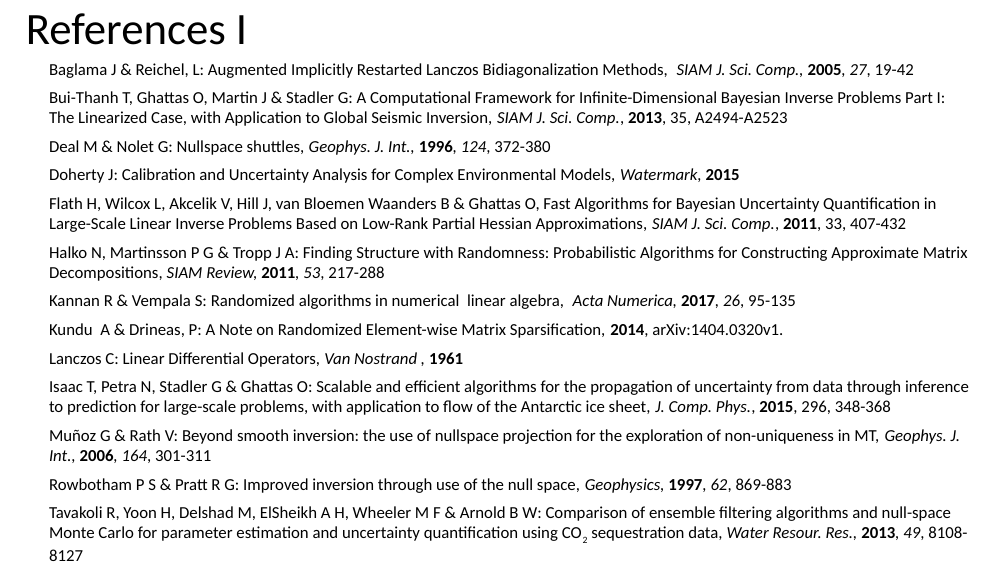
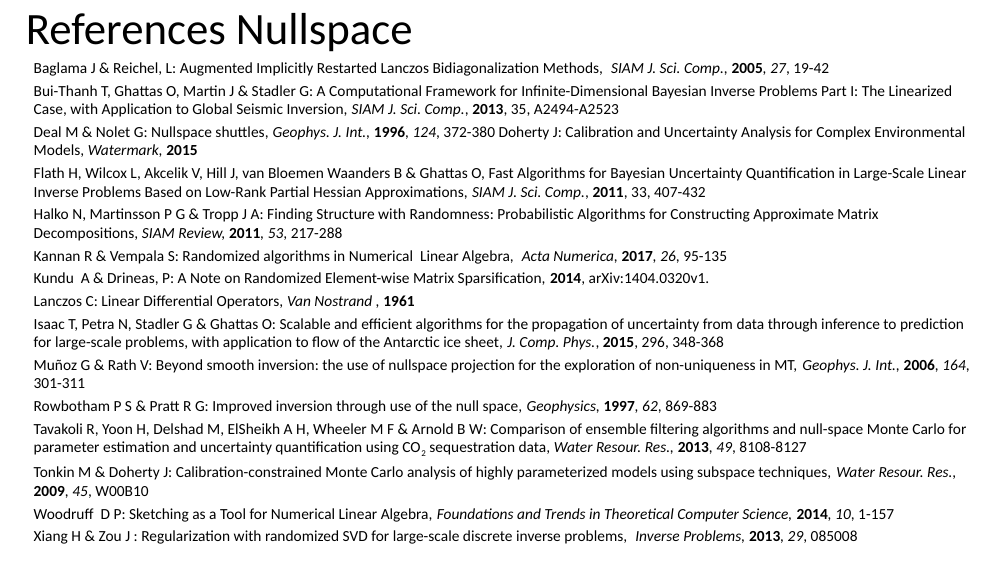
Before and after one commit to volkerrath/JacoPyAn, a slide deck: slide 35 of doc/Rathetal_MT-Jacobians.pptx (slide 31 before the commit). Drawn at 1008x567 pixels with LibreOffice and Linux fonts; fonts in the diff are those of the drawing. Boxes give left, top, right and bottom in pixels: in the first picture for what was removed or moved away, otherwise in the second. Text is boxed around its words. In the diff, an @@ line names an element or a change of style, - is before the commit and + after.

```diff
--- a/doc/Rathetal_MT-Jacobians.pptx
+++ b/doc/Rathetal_MT-Jacobians.pptx
@@ title at bbox=[26, 13, 413, 52]: text changed @@
-References I
+References Nullspace
@@ text "Baglama J & Reichel, L: ...": place and size @@
-text "Baglama J & Reichel, L: ..." at bbox=[49, 63, 969, 561]
+text "Baglama J & Reichel, L: ..." at bbox=[34, 62, 969, 544]
@@ text at bbox=[34, 62, 969, 455]: size 12 to 11 pt in "Baglama J & Reichel, L: Augmented Implicitly ...", "Bui-Thanh T, Ghattas O, Martin J & ...", "Flath H, Wilcox L, Akcelik V, Hill ...", "Halko N, Martinsson P G & Tropp ..." and 6 more places; indent changed; less space between paragraphs @@
@@ text at bbox=[34, 126, 965, 157]: text changed; size 12 to 11 pt @@
-Deal M & Nolet G: Nullspace shuttles, Geophys. J. Int., 1996, 124, 372-380
-Doherty J: Calibration and Uncertainty Analysis for Complex Environmental Models, Watermark, 2015
+Deal M & Nolet G: Nullspace shuttles, Geophys. J. Int., 1996, 124, 372-380 Doherty J: Calibration and Uncertainty Analysis for Complex Environmental Models, Watermark, 2015
@@ text at bbox=[34, 250, 727, 264]: text changed; size 12 to 11 pt @@
-Kannan R & Vempala S: Randomized algorithms in numerical linear algebra, Acta Numerica, 2017, 26, 95-135
+Kannan R & Vempala S: Randomized algorithms in Numerical Linear Algebra, Acta Numerica, 2017, 26, 95-135
@@ text at bbox=[34, 466, 956, 544]: paragraphs added @@
+Tonkin M & Doherty J: Calibration-constrained Monte Carlo analysis of highly parameterized models using subspace techniques, Water Resour. Res., 2009, 45, W00B10
+Woodruff D P: Sketching as a Tool for Numerical Linear Algebra, Foundations and Trends in Theoretical Computer Science, 2014, 10, 1-157
+Xiang H & Zou J : Regularization with randomized SVD for large-scale discrete inverse problems, Inverse Problems, 2013, 29, 085008
```
Also in this commit, not shown: 6 other slides changed, 5 slides added, 1 slide removed, 37 other files.
